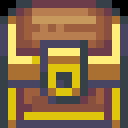
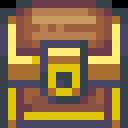
Layers edited between the first and the second w=128, h=128 image:
painted on "Background" over 0, 8, 128, 16
